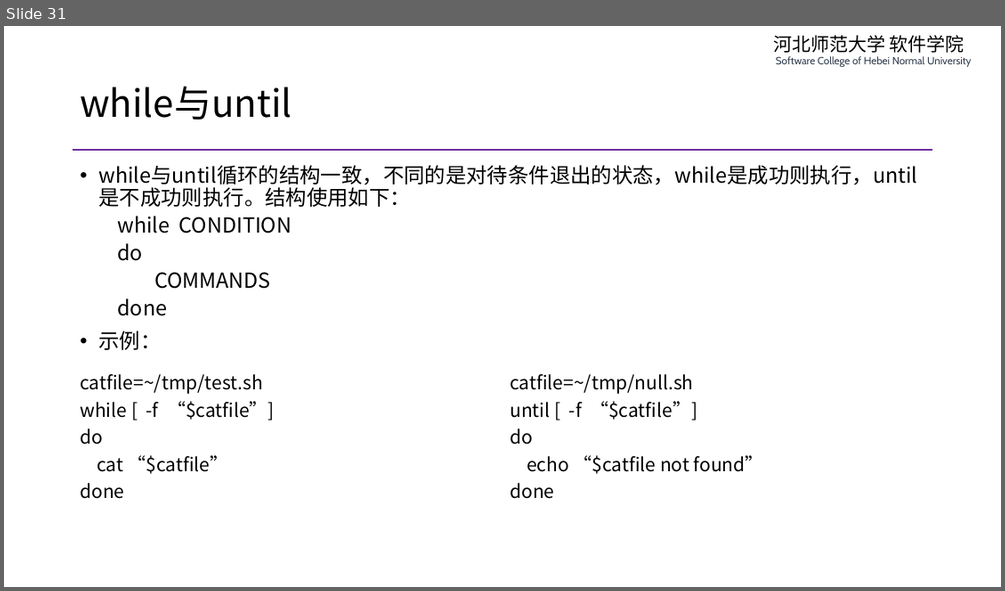
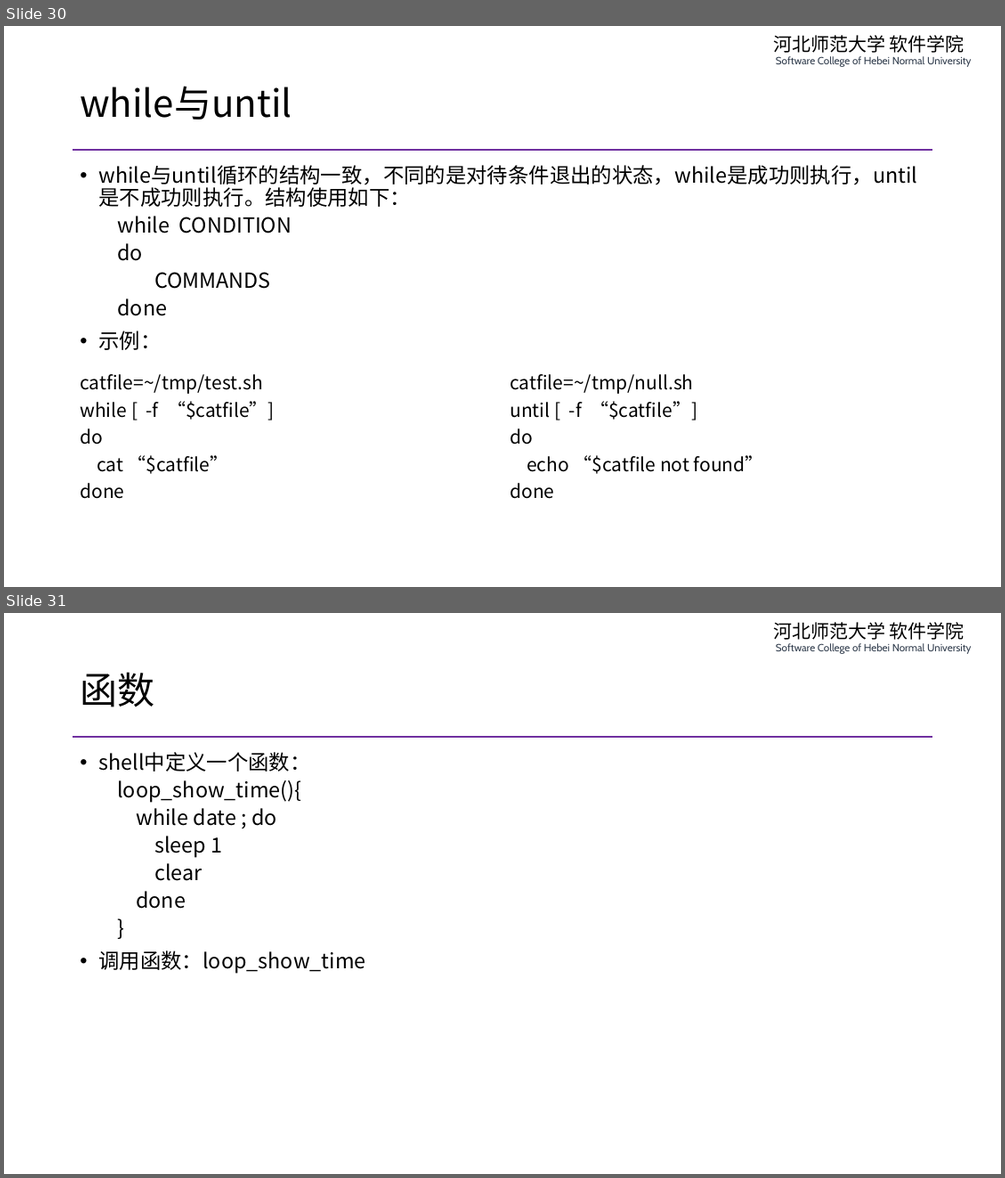
Before and after one commit to edu2act/course-php-serverside-development-on-linux, a slide deck: materials/slides/ch01-review-and-linux.pptx. Shown one above the other, each under a label of ours: slide 31 before the commit, slides 30 and 31 after it. The pictures are 1005x591 and 1005x1178 pixels, drawn with LibreOffice and Linux fonts; fonts in the diff are those of the drawing. Boxes give left, top, right and bottom in pixels: in the first picture for what was removed or moved away, otherwise in the second. Text is boxed around its words. In the diff, an @@ line names an element or a change of style, - is before the commit and + after.

```diff
--- a/materials/slides/ch01-review-and-linux.pptx
+++ b/materials/slides/ch01-review-and-linux.pptx
@@ slide 31 added at [4, 613, 1001, 1174], background #FFFFFF; not listed: 2 template elements that a slide beside it also shows @@
@@ title added at [80, 672, 154, 707], 36 pt, text #000000 @@
+函数
@@ text added at [98, 752, 365, 973], 20 pt, text #000000 @@
+• shell中定义一个函数：
+  loop_show_time(){
+  while date ; do
+  sleep 1
+  clear
+  done
+  }
+• 调用函数：loop_show_time
@@ what was slide 31 is now slide 30 @@
```
Also in this commit, not shown: 3 slides changed, 1 other slide added, 2 slides removed, 2 other files.
